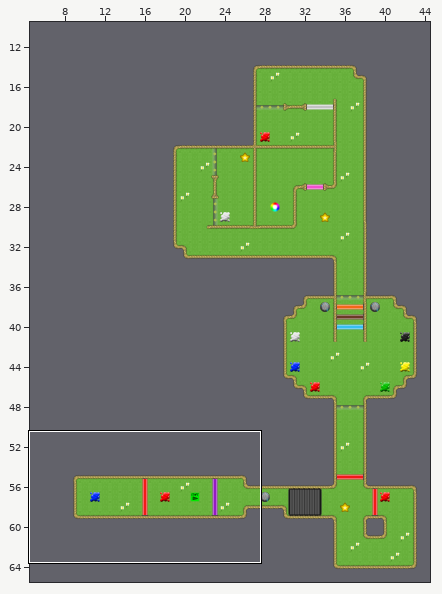
Two versions of a level (Tiled map, android/assets/SecondLevel.tmx). Above: a wide view before the commit, with the close-up outlined.
Close-up. As it was:
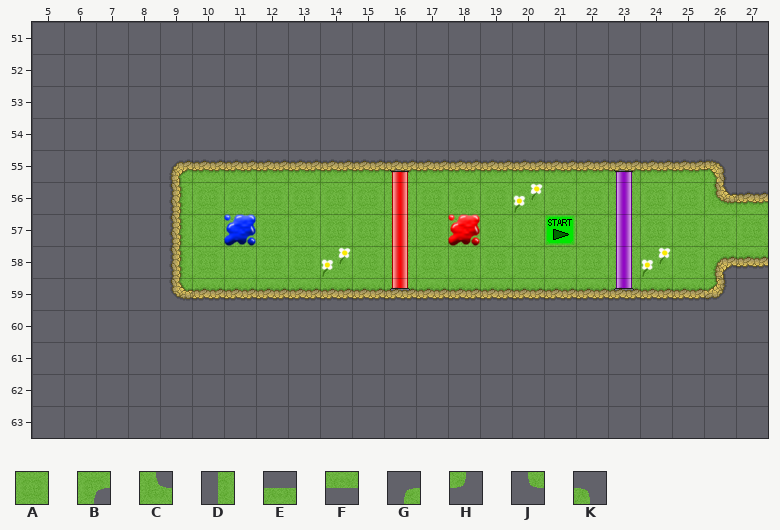
Cells are 32x32 px. Shown: x 5..27, y 51..63. The commit also changed other parts of the map, which this record leaves out.
Key: from "wallsandground": A 0, B 1 turned 180, C 1 turned 90, D 2 turned 180, E 2 turned 270, F 2 turned 90, G 3, H 3 turned 180, J 3 turned 270, K 3 turned 90.
_ is an empty cell.
Layers that did not change in this view are not listed.
Layer "groundtiles" before, first column x 5:
51 _______________________
52 _______________________
53 _______________________
54 _______________________
55 ____GEEEEEEEEEEEEEEEEK_
56 ____DAAAAAAAAAAAAAAAACE
57 ____DAAAAAAAAAAAAAAAAAA
58 ____DAAAAAAAAAAAAAAAABF
59 ____JFFFFFFFFFFFFFFFFH_
60 _______________________
61 _______________________
62 _______________________
63 _______________________
The result:
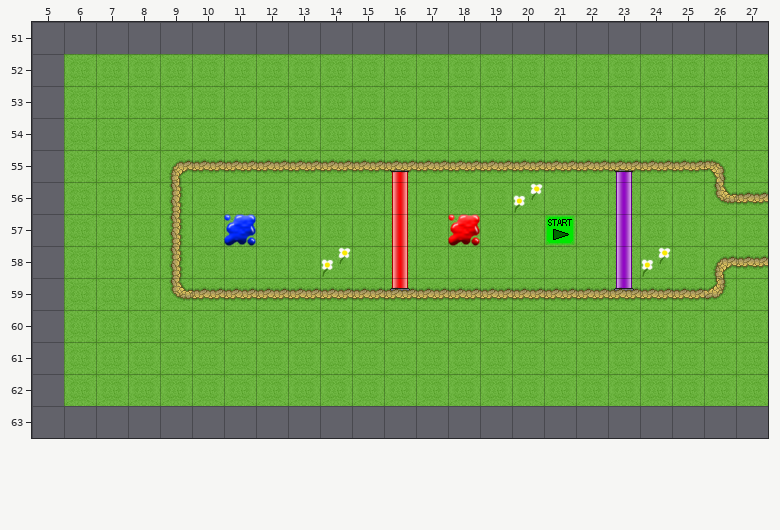
Changes in this commit:
Changed rows in their new state; . is an unchanged cell.
Layer "groundtiles":
first column x 6:
52 AAAAAAAAAAAAAAAAAAAAAA
53 AAAAAAAAAAAAAAAAAAAAAA
54 AAAAAAAAAAAAAAAAAAAAAA
55 AAAAAAAAAAAAAAAAAAAAAA
56 AAAA................AA
57 AAAA..................
58 AAAA................AA
59 AAAAAAAAAAAAAAAAAAAAAA
60 AAAAAAAAAAAAAAAAAAAAAA
61 AAAAAAAAAAAAAAAAAAAAAA
62 AAAAAAAAAAAAAAAAAAAAAA
